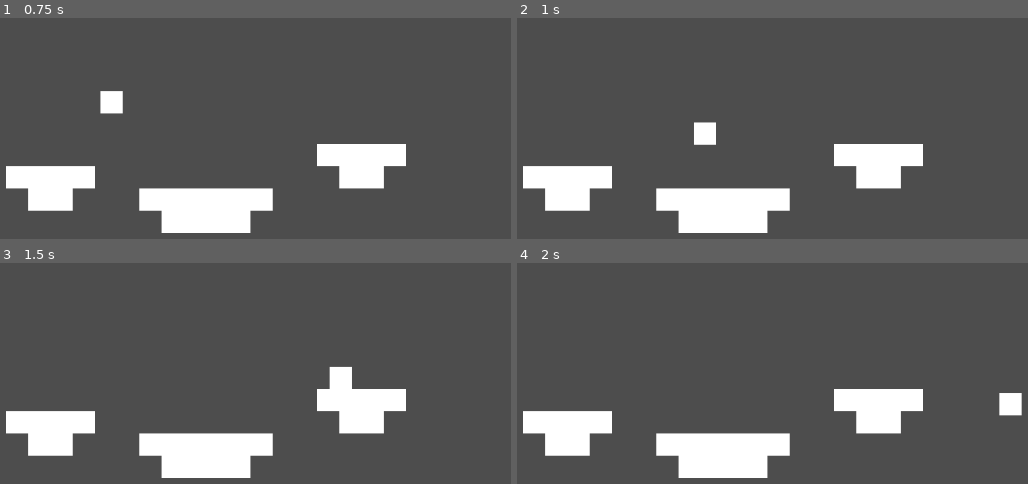
Above: before the commit, frames 1-4 (two rows, left to right).
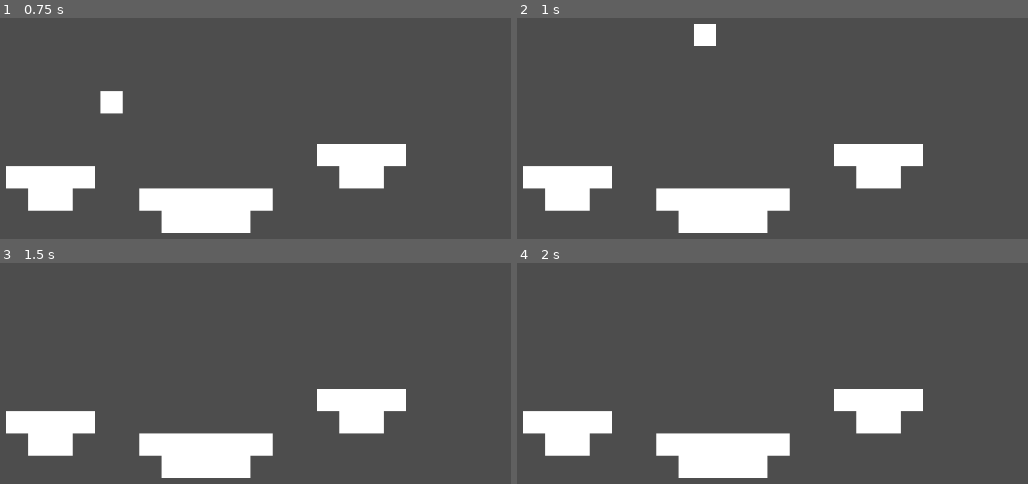
Above: after the commit, the same moments.

Repository: nerdcampdk/gamezone_mmo
Game: Godot game, scene res://scenes/game.tscn
Same seed, same stepped clock (60 frames per second), same inputs: the game is played once before the commit and once after it.
Inputs:
- Up to frame 1 (0.75 s): tap Enter at 0.5 s; hold D (move_right) from 0.53 s (still down); tap W (jump) at 0.6 s
- Up to frame 2 (1 s): keep holding D (move_right); tap W (jump) at 0.77 s
- Up to frame 3 (1.5 s): keep holding D (move_right); tap W (jump) at 1.07, 1.35 s
- Up to frame 4 (2 s): keep holding D (move_right); tap W (jump) at 1.52, 1.82 s

Frame 1 is identical in both runs. In frame 2, 0.9% of the frame differs, in the area x 34-39%, y 2-58%; in frame 3, 0.4%; in frame 4, 0.5%.

Commit message:
added extra gameplay features

Diff:
--- a/scripts/player.gd
+++ b/scripts/player.gd
@@ -1,4 +1,5 @@
 extends CharacterBody2D
+@onready var basic_tile_map: TileMapLayer = $"../TileMaps/BasicTileMap"
 
 const SPEED = 110.0
 const JUMP_VELOCITY = 200.0
@@ -8,10 +9,22 @@
 	if not is_on_floor():
 		velocity += get_gravity() * delta
 
+	# Handle dying falling of the map.
+	if position.y > basic_tile_map.get_used_rect().end.y + 100:
+		print("you died")  # Or handle respawning, etc.
+
 	# Handle jump.
 	if Input.is_action_just_pressed("jump") and is_on_floor():
 		velocity.y = -JUMP_VELOCITY
 
+	# Handle doublejump/airjump.
+	if Input.is_action_just_pressed("jump") and not is_on_floor():
+		if not has_meta("doublejump_used"):
+			velocity.y = -JUMP_VELOCITY
+			set_meta("doublejump_used", true)
+	# Reset doublejump when touching the floor.
+	if is_on_floor() and has_meta("doublejump_used"):
+		remove_meta("doublejump_used")
 	# Get the input direction and handle the movement/deceleration.
 	# As good practice, you should replace UI actions with custom gameplay actions.
 	var direction := Input.get_axis("move_left", "move_right")
Not shown, added: player_sprites/License.txt
Binary file added: player_sprites/Preview.png
Not shown, added: player_sprites/Preview.png.import
Binary file added: player_sprites/Sprites/ATTACK 1.png
Not shown, added: player_sprites/Sprites/ATTACK 1.png.import
Binary file added: player_sprites/Sprites/HURT.png
Not shown, added: player_sprites/Sprites/HURT.png.import
Binary file added: player_sprites/Sprites/IDLE.png
Not shown, added: player_sprites/Sprites/IDLE.png.import
Binary file added: player_sprites/Sprites/RUN.png
Not shown, added: player_sprites/Sprites/RUN.png.import
